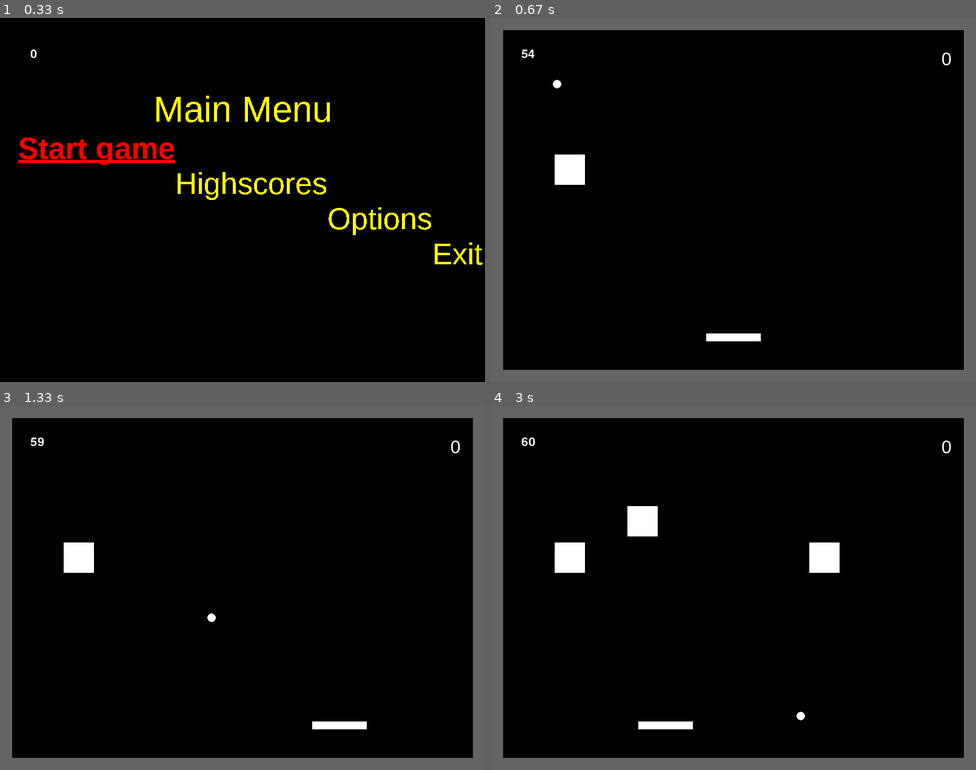
Above: before the commit, frames 1-4 (two rows, left to right).
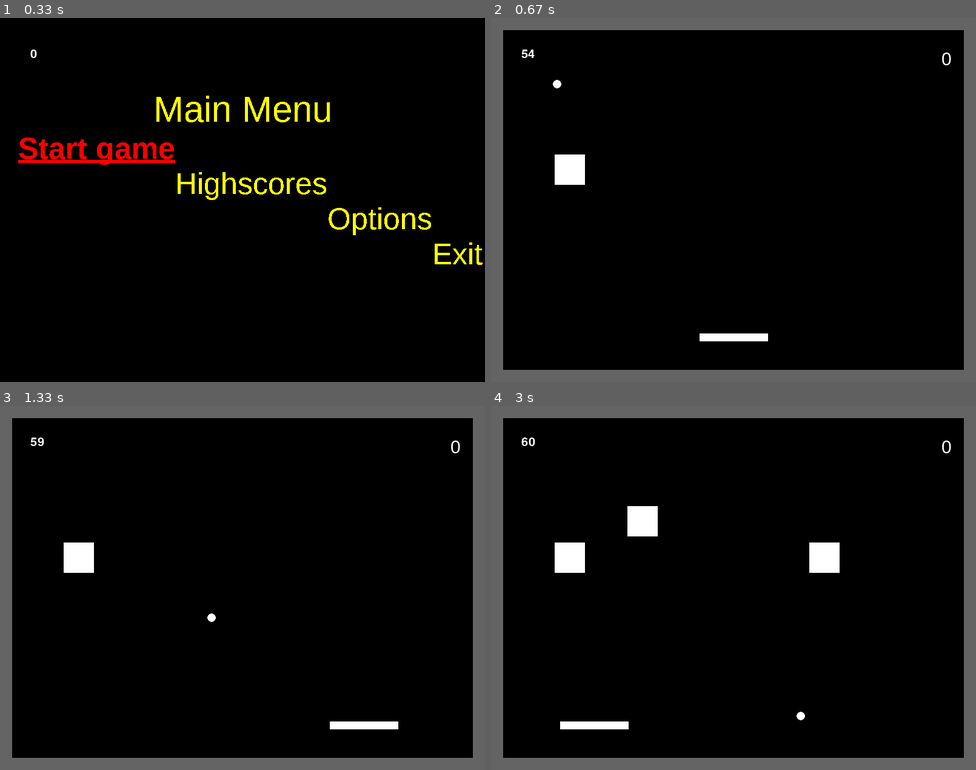
Above: after the commit, the same moments.

Repository: Gibson223/mod-5
Game: pygame game, started from py/main.py
The game is run twice, just before and just after one commit, with the same random seed, the same clock (stepped at 60 frames per second) and the same inputs.
Inputs:
- Up to frame 1 (0.33 s): no input
- Up to frame 2 (0.67 s): tap Enter at 0.33 s
- Up to frame 3 (1.33 s): tap Space at 0.67 s; hold Right from 1 s (still down); hold D from 1 s (still down)
- Up to frame 4 (3 s): release Right at 1.47 s; release D at 1.47 s; hold Right 1.5-1.97 s; hold D 1.5-1.97 s; tap Home at 1.65 s; hold Left 2-2.53 s; hold A 2-2.53 s; hold Left 2.57-2.97 s; hold A 2.57-2.97 s

Frame 1 is identical in both runs. In frame 2, less than 0.1% of the frame differs, in the area x 43-58%, y 86-89%; in frame 3, 0.2%; in frame 4, 0.5%, in the area x 14-42%, y 86-89%.

Commit message:
you can now toggle losing in the game and fullscreen

Diff:
--- a/py/constants.py
+++ b/py/constants.py
@@ -7,6 +7,8 @@
 # Offload functions to FPGA and receive from FPGA
 FPGA_ENABLED = False
 
+# Prevent losing the game
+GODMODE = True
 
 # Audio settings
 SOUND = False
@@ -15,6 +17,7 @@
 # Window resolution
 WINDOW_WIDTH = 800
 WINDOW_HEIGHT = 600
+FULLSCREEN = False
 
 MAINFONT = 70
 SUBFONT = 58
@@ -37,7 +40,7 @@
 WALLSIZE = 20
 
 # Paddle size
-PADDLEWIDTH  = 90
+PADDLEWIDTH  = 113
 PADDLEHEIGHT = 13
 PADDLE_Y_POS = 520
 PADDLEBOUNCINESS=1
@@ -47,7 +50,7 @@
 POWERUP_CHANCE = 0.9
 
 # Paddle speed
-PADDLESPEED = 8
+PADDLESPEED = 10
 
 # Block size
 BLOCKWIDTH  = 100
--- a/py/keyBindings.py
+++ b/py/keyBindings.py
@@ -14,6 +14,7 @@
     """
     checkPress takes in the pygame.key.get_pressed() array and an action string
         to determine whether the action should be executed
+    TODO this is pretty inefficient, because it searches the keypress array many, many times
     """
     for binding in keys[action]:
 
--- a/py/main.py
+++ b/py/main.py
@@ -29,7 +29,10 @@
 
     # Set up screen
     global Screen
-    Screen = pygame.display.set_mode((constants.WINDOW_WIDTH, constants.WINDOW_HEIGHT))
+    Screen = pygame.display.set_mode((constants.WINDOW_WIDTH,
+                                      constants.WINDOW_HEIGHT),
+                                     pygame.FULLSCREEN if constants.FULLSCREEN
+                                     else 0)
 
     # Set title of screen
     pygame.display.set_caption(constants.GAME_NAME)
@@ -162,11 +165,10 @@
             # pygame.event.post(pygame.event.Event(pygame.QUIT))
             # TODO find some other way of delaying input
             # TODO -- OR use keyevents to handle inputs
-            pygame.time.delay(500)
             self.gameover()
             return
 
-        if keyBindings.checkPress('left', keysPressed) and (self.paddle.rect.x > (constants.WALLSIZE)):
+        if keyBindings.checkPress('left', keysPressed) and (self.paddle.rect.x > constants.WALLSIZE):
             self.paddle.rect.x -= constants.PADDLESPEED
         if keyBindings.checkPress('right', keysPressed) and (self.paddle.rect.x + self.paddle.width < (constants.WINDOW_WIDTH - constants.WALLSIZE)):
             self.paddle.rect.x += constants.PADDLESPEED
@@ -272,12 +274,14 @@
     def gameover(self):
         sensordb.insertscore('unknown name', self.score)
         print(sensordb.get_scores())
-        # TODO exit to gameover menu
-        self.nextGameState = MainMenu()
+        pygame.time.delay(500)
+        self.exit(MainMenu())
+
+    def exit(self, to_gamestate):
+        self.nextGameState = to_gamestate
 
 
 class CollisionHandling:
-
     """
     class containing collision handling functions
     """
@@ -323,6 +327,11 @@
                         self.game.powerUpSpritesList.add(newPowerUp)
 
                     self.game.removeblock(c)
+
+            elif isinstance(c, objects.Wall) and c.name == 'bottom_wall':
+                if not constants.GODMODE:
+                    self.game.gameover()
+
             isVertical = CollisionHandling.find_bounce_is_vertical(self.game.playerBall, c)
 
             self.game.playerBall.bounce(isVertical)
@@ -469,8 +478,6 @@
         self.exitmenu_Height = self.optionsmenu_Height + constants.SUBFONT
         self.menucolor = 'RED'
 
-
-
         AudioObj.playMusic('menu')
 
     # TODO use subclass instances for the various screen items
@@ -506,7 +513,6 @@
 
         if keyBindings.checkPress('activate', keysPressed):
 
-            global GameState
             global GameStateObj
 
             if self.selectedItem == 0:
--- a/py/objects.py
+++ b/py/objects.py
@@ -278,14 +278,14 @@
     def activate(self):
         # print('activate %s' % self.type)
         # print(self.properties[2])
-        list_entry = ( ((pygame.time.get_ticks()+self.properties[2]),self.type  ) )
+        list_entry = ( ((pygame.time.get_ticks()+self.properties[2]),self.type ) )
         return (list_entry,self.properties)
 
         del self
         # After doing something, the reference to the object is removed.
 
     class PowerUpSprite(pygame.sprite.Sprite):
-        #TODO fix why are red power ups bugged?
+        # TODO fix why are red power ups bugged?
         """
         Contains the object of a powerup that is displayed on the screen.
         """
